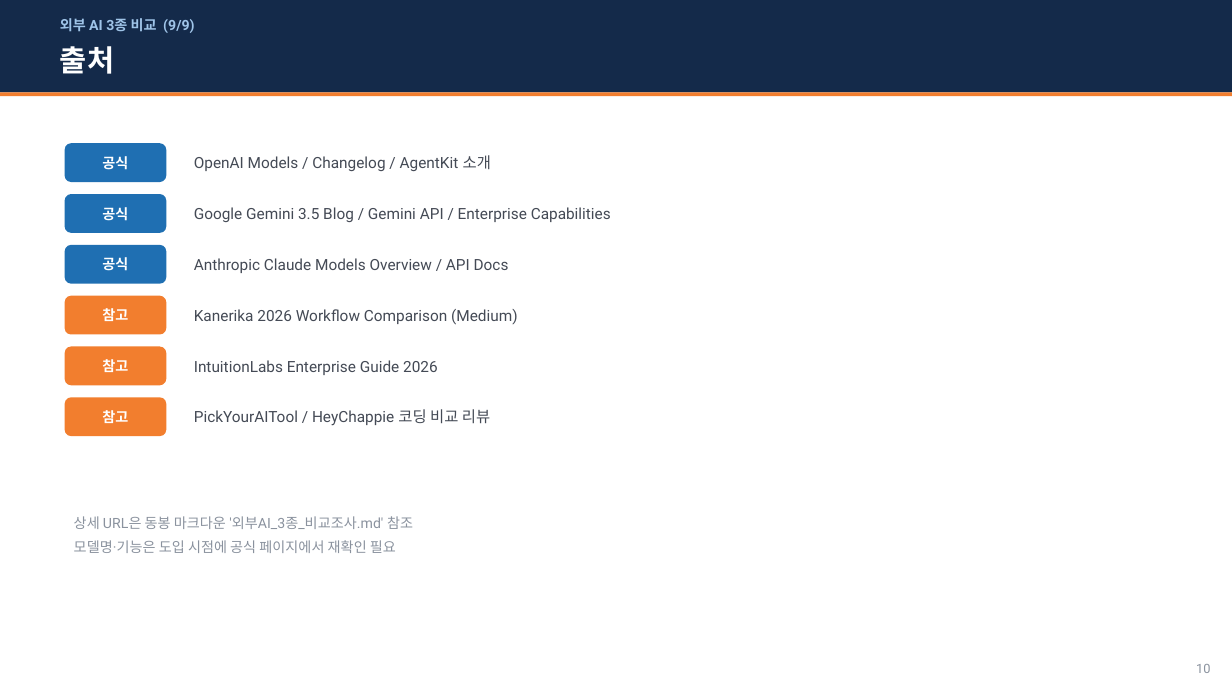
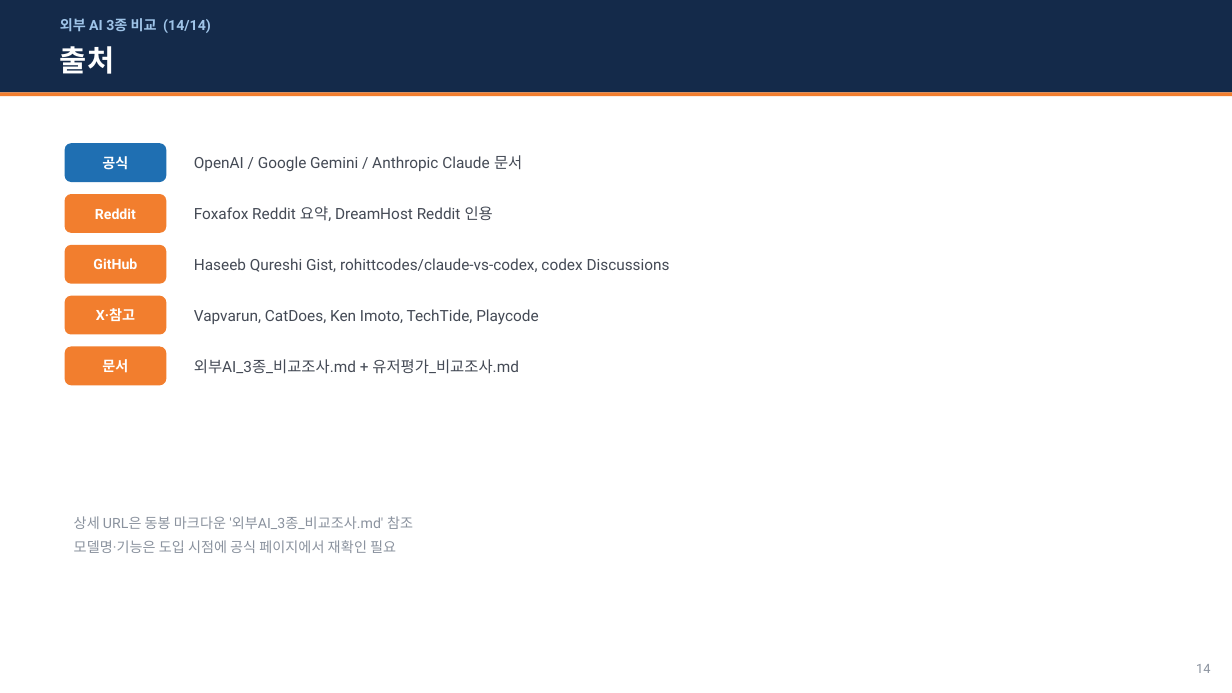
Before and after one commit to whaleonbush/poc, a slide deck: slide 14 of 외부AI_3종_비교조사.pptx (slide 10 before the commit). Drawn at 1232x693 pixels with LibreOffice and Linux fonts; fonts in the diff are those of the drawing. Boxes give left, top, right and bottom in pixels: in the first picture for what was removed or moved away, otherwise in the second. Text is boxed around its words. In the diff, an @@ line names an element or a change of style, - is before the commit and + after.

```diff
--- a/외부AI_3종_비교조사.pptx
+++ b/외부AI_3종_비교조사.pptx
@@ text at box(60, 18, 211, 33): text changed @@
-외부 AI 3종 비교 (9/9)
+외부 AI 3종 비교 (14/14)
@@ text at box(194, 155, 522, 171): text changed @@
-OpenAI Models / Changelog / AgentKit 소개
+OpenAI / Google Gemini / Anthropic Claude 문서
@@ rounded rectangle at box(65, 194, 166, 233): fill #1F6FB2 to #F27E2E @@
@@ text at box(95, 208, 136, 219): text changed @@
-공식
+Reddit
@@ text at box(194, 206, 493, 221): text changed @@
-Google Gemini 3.5 Blog / Gemini API / Enterprise Capabilities
+Foxafox Reddit 요약, DreamHost Reddit 인용
@@ rounded rectangle at box(65, 245, 166, 284): fill #1F6FB2 to #F27E2E @@
@@ text at box(93, 258, 137, 269): text changed @@
-공식
+GitHub
@@ text at box(194, 258, 670, 272): text changed @@
-Anthropic Claude Models Overview / API Docs
+Haseeb Qureshi Gist, rohittcodes/claude-vs-codex, codex Discussions
@@ text at box(96, 308, 135, 321): text changed @@
-참고
+X·참고
@@ text at box(194, 309, 539, 325): text changed @@
-Kanerika 2026 Workflow Comparison (Medium)
+Vapvarun, CatDoes, Ken Imoto, TechTide, Playcode
@@ text at box(102, 359, 128, 373): text changed @@
-참고
+문서
@@ text at box(194, 359, 518, 374): text changed @@
-IntuitionLabs Enterprise Guide 2026
+외부AI_3종_비교조사.md + 유저평가_비교조사.md
@@ rounded rectangle removed at box(65, 397, 166, 436) @@
@@ text removed at box(102, 410, 128, 423) @@
-참고
@@ text removed at box(194, 409, 490, 426) @@
-PickYourAITool / HeyChappie 코딩 비교 리뷰
@@ text at box(1196, 664, 1210, 673): text changed @@
-10
+14
```
Also in this commit, not shown: 8 other slides changed, 4 slides added, 3 other files.
